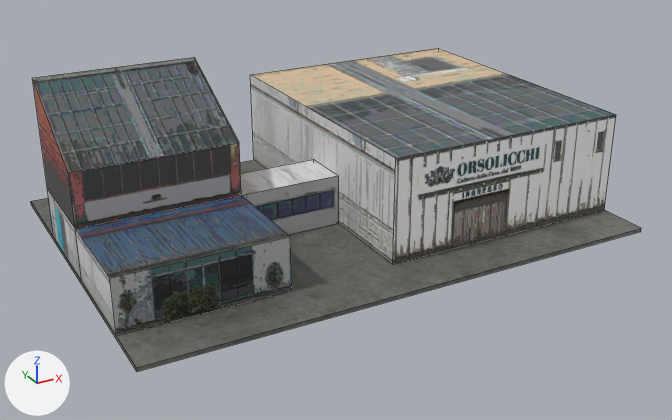
Renders of the Blender file Assets/Mesh/OrsolicchiShop.blend from each side of a commit.
Both versions are drawn from a 50 mm camera at (-16.0, -29.6, 15.2) aimed at (-0.2, -0.8, 0.8). The lights are fixed; the arrows at lower left show +X, +Y and +Z. The picture after the commit comes second. Mesh edges are drawn as thin lines.

Names of what the first picture shows: 'OrsolicchiShop_col'.
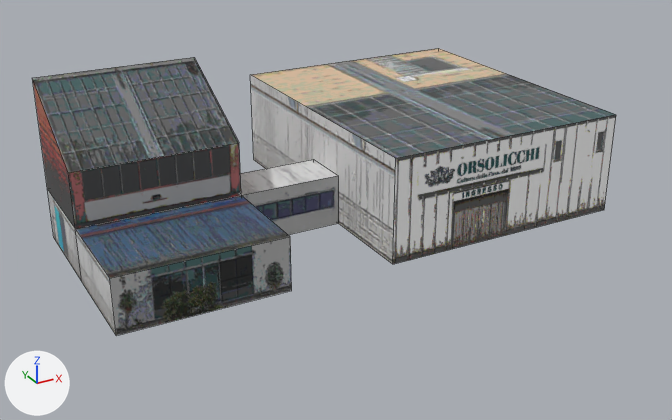
The newer file is also turned or shifted as a whole; pictures and numbers use the older file's frame.

Location of each change, [x1, y1, x2, y2] in pixels of the pictures (672 x 420 px):
'OrsolicchiShop_col', reshaped (11% shorter)
    before: [31, 48, 641, 372]
    after: [32, 48, 616, 336]
part 1 of me_cube_031, deleted
    before: [31, 160, 641, 372]

The change in detail:
me_cube_031 is used by ob_orsolicchishop_col; location (0.0, 0.0, 0.0).
me_cube_031 had 40 vertices, 25 faces and spanned x -10.0..10.0, y -6.7..7.3, z 0.0..6.3.
me_cube_031 now has 32 vertices, 20 faces and spans x -10.0..10.0, y -4.7..7.3, z 0.2..6.3.
me_cube_031 part 1: the loose piece of 8 vertices spanning x -10.0..10.0, y -6.7..7.3, z 0.0..0.2 is deleted.
me_cube_031 no longer uses material mat_trim_ground.
